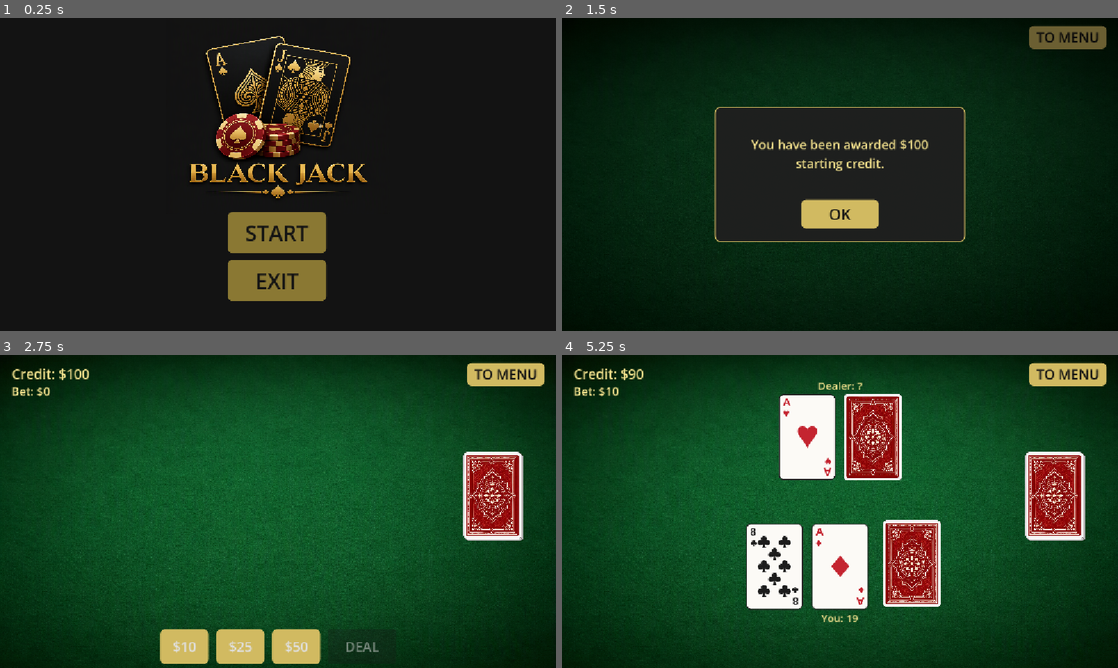
Above: before the commit, frames 1-4 (two rows, left to right).
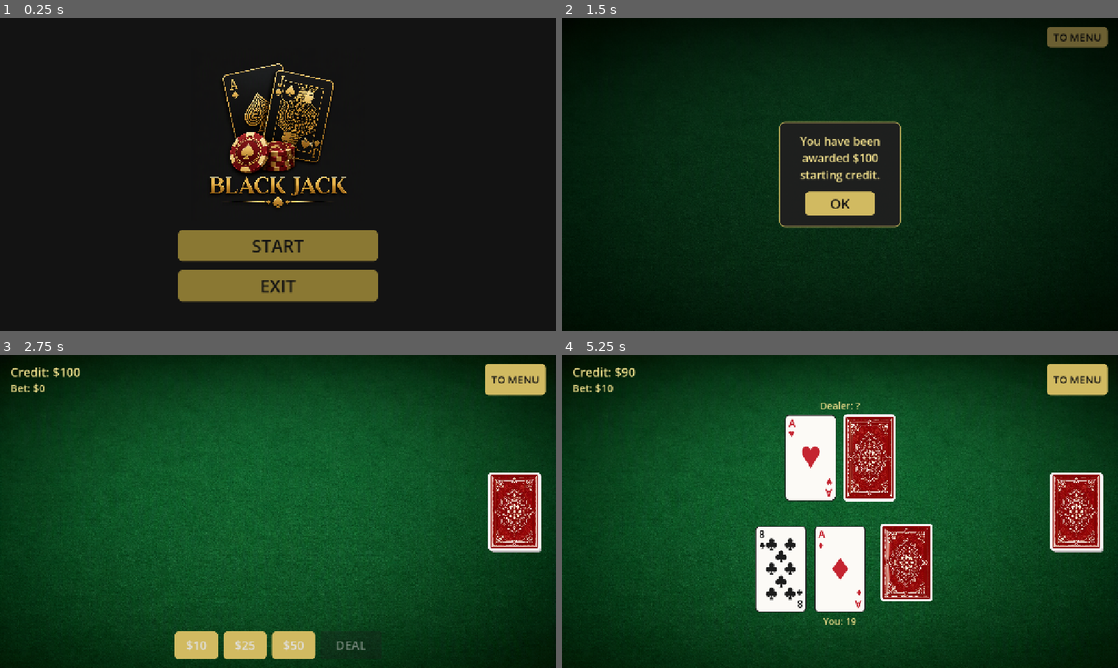
Above: after the commit, the same moments.

Repository: AShynkevich/BlackJ
Game: Godot game, scene res://menu.tscn
Two runs of this game, one before a commit and one after it. Both use one fixed random seed, a clock stepped at 60 frames per second and the inputs below.
Inputs (mouse positions are in pixels of both pictures, inside the frame that each line leads up to):
- Up to frame 1 (0.25 s): no input
- Up to frame 2 (1.5 s): click "START" at 0.5 s; click "TO MENU" at 1.25 s
- Up to frame 3 (2.75 s): click "OK" at 2 s
- Up to frame 4 (5.25 s): click "$10" at 2.75 s; click "DEAL" at 3.5 s; move the mouse to (840, 436) at 4.27 s; click (840, 436) at 4.42 s; click "HIT" at 5 s

The runs differ from the first frame. In frame 1, 12% of the frame differs, in the area x 32-68%, y 5-91%; in frame 2, 5.8%; in frame 3, 7.0%; in frame 4, 15%, in the area x 2-99%, y 2-90%.

Commit message:
Lay out the table and menu with containers, and enlarge the menu logo.
Keep bets in one row and the shoe inside the padded area so the HUD no longer clips, and give the square logo a 460×400 slot.

Co-authored-by: Cursor <cursoragent@cursor.com>

Diff:
--- a/main_level.gd
+++ b/main_level.gd
@@ -14,20 +14,20 @@
 var _flight_layer: Control
 
 @onready var flow: Node = $BlackjackFlow
-@onready var credit_label: Label = $CreditLabel
-@onready var bet_label: Label = $BetLabel
-@onready var player_score_label: Label = $PlayerScoreLabel
-@onready var dealer_score_label: Label = $DealerScoreLabel
-@onready var result_label: Label = $ResultLabel
-@onready var credit_dialog: ColorRect = $CreditDialog
-@onready var session_message: Label = $CreditDialog/Panel/Message
-@onready var deck_pile: Control = $DeckPile
-@onready var bet_panel: HBoxContainer = $BetPanel
-@onready var deal_button: Button = $BetPanel/DealButton
-@onready var decision_panel: HBoxContainer = $DecisionPanel
-@onready var result_panel: HBoxContainer = $ResultPanel
-@onready var dealer_hand_box: HBoxContainer = $DealerHand
-@onready var player_hand_box: HBoxContainer = $PlayerHand
+@onready var credit_label: Label = $%CreditLabel
+@onready var bet_label: Label = $%BetLabel
+@onready var player_score_label: Label = $%PlayerScoreLabel
+@onready var dealer_score_label: Label = $%DealerScoreLabel
+@onready var result_label: Label = $%ResultLabel
+@onready var credit_dialog: ColorRect = $%CreditDialog
+@onready var session_message: Label = $%Message
+@onready var deck_pile: Control = $%DeckPile
+@onready var bet_panel: HBoxContainer = $%BetPanel
+@onready var deal_button: Button = $%DealButton
+@onready var decision_panel: HBoxContainer = $%DecisionPanel
+@onready var result_panel: HBoxContainer = $%ResultPanel
+@onready var dealer_hand_box: HBoxContainer = $%DealerHand
+@onready var player_hand_box: HBoxContainer = $%PlayerHand
 @onready var deck_manager: Node = $DeckManager
 
 
--- a/main_level.tscn
+++ b/main_level.tscn
@@ -32,7 +32,7 @@
 corner_radius_bottom_right = 12
 corner_radius_bottom_left = 12
 
-[node name="MainLevel" type="Control" unique_id=1007985574]
+[node name="MainLevel" type="Control"]
 layout_mode = 3
 anchors_preset = 15
 anchor_right = 1.0
@@ -41,7 +41,7 @@
 grow_vertical = 2
 script = ExtResource("1_6614m")
 
-[node name="TextureRect" type="TextureRect" parent="." unique_id=693884431]
+[node name="TextureRect" type="TextureRect" parent="."]
 layout_mode = 1
 anchors_preset = 15
 anchor_right = 1.0
@@ -52,61 +52,206 @@
 texture = ExtResource("2_bhu08")
 expand_mode = 1
 
-[node name="CreditLabel" type="Label" parent="." unique_id=1614531775]
-visible = false
-layout_mode = 1
-offset_left = 24.0
-offset_top = 20.0
-offset_right = 320.0
-offset_bottom = 64.0
+[node name="SafeArea" type="MarginContainer" parent="."]
+unique_name_in_owner = true
+layout_mode = 1
+anchors_preset = 15
+anchor_right = 1.0
+anchor_bottom = 1.0
+grow_horizontal = 2
+grow_vertical = 2
+mouse_filter = 2
+theme_override_constants/margin_left = 24
+theme_override_constants/margin_top = 20
+theme_override_constants/margin_right = 24
+theme_override_constants/margin_bottom = 20
+
+[node name="Fill" type="Control" parent="SafeArea"]
+layout_mode = 2
+mouse_filter = 2
+
+[node name="TableLayout" type="VBoxContainer" parent="SafeArea/Fill"]
+layout_mode = 1
+anchors_preset = 15
+anchor_right = 1.0
+anchor_bottom = 1.0
+grow_horizontal = 2
+grow_vertical = 2
+theme_override_constants/separation = 8
+
+[node name="TopBar" type="HBoxContainer" parent="SafeArea/Fill/TableLayout"]
+layout_mode = 2
+theme_override_constants/separation = 16
+
+[node name="Bank" type="VBoxContainer" parent="SafeArea/Fill/TableLayout/TopBar"]
+layout_mode = 2
+size_flags_horizontal = 3
+theme_override_constants/separation = 0
+
+[node name="CreditLabel" type="Label" parent="SafeArea/Fill/TableLayout/TopBar/Bank"]
+unique_name_in_owner = true
+visible = false
+layout_mode = 2
 theme_override_colors/font_color = Color(0.95, 0.88, 0.55, 1)
 theme_override_font_sizes/font_size = 28
 text = "Credit: $0"
 
-[node name="BetLabel" type="Label" parent="." unique_id=1122729695]
-visible = false
-layout_mode = 1
-offset_left = 24.0
-offset_top = 58.0
-offset_right = 320.0
-offset_bottom = 98.0
+[node name="BetLabel" type="Label" parent="SafeArea/Fill/TableLayout/TopBar/Bank"]
+unique_name_in_owner = true
+visible = false
+layout_mode = 2
 theme_override_colors/font_color = Color(0.95, 0.88, 0.55, 1)
 theme_override_font_sizes/font_size = 24
 text = "Bet: $0"
 
-[node name="StartButton" type="Button" parent="." unique_id=1010501081]
-layout_mode = 1
-anchors_preset = 1
-anchor_left = 1.0
-anchor_right = 1.0
-offset_left = -184.0
-offset_top = 16.0
-offset_right = -24.0
-offset_bottom = 64.0
-grow_horizontal = 0
-theme_override_colors/font_color = Color(0.07450981, 0.07450981, 0.07450981, 1)
-theme_override_font_sizes/font_size = 28
+[node name="StartButton" type="Button" parent="SafeArea/Fill/TableLayout/TopBar"]
+unique_name_in_owner = true
+custom_minimum_size = Vector2(140, 48)
+layout_mode = 2
+theme_override_colors/font_color = Color(0.07450981, 0.07450981, 0.07450981, 1)
+theme_override_font_sizes/font_size = 24
 theme_override_styles/normal = SubResource("StyleBoxFlat_6614m")
 text = "TO MENU"
 
-[node name="DeckPile" type="Control" parent="." unique_id=335570229]
-visible = false
-custom_minimum_size = Vector2(144, 247)
+[node name="DealerColumn" type="VBoxContainer" parent="SafeArea/Fill/TableLayout"]
+layout_mode = 2
+size_flags_vertical = 3
+theme_override_constants/separation = 4
+alignment = 1
+
+[node name="DealerScoreLabel" type="Label" parent="SafeArea/Fill/TableLayout/DealerColumn"]
+unique_name_in_owner = true
+layout_mode = 2
+theme_override_colors/font_color = Color(0.95, 0.88, 0.55, 1)
+theme_override_font_sizes/font_size = 22
+horizontal_alignment = 1
+
+[node name="DealerHand" type="HBoxContainer" parent="SafeArea/Fill/TableLayout/DealerColumn"]
+unique_name_in_owner = true
+custom_minimum_size = Vector2(0, 180)
+layout_mode = 2
+size_flags_vertical = 3
+mouse_filter = 2
+theme_override_constants/separation = 16
+alignment = 1
+
+[node name="ResultLabel" type="Label" parent="SafeArea/Fill/TableLayout"]
+unique_name_in_owner = true
+custom_minimum_size = Vector2(0, 36)
+layout_mode = 2
+theme_override_colors/font_color = Color(0.95, 0.88, 0.55, 1)
+theme_override_font_sizes/font_size = 28
+horizontal_alignment = 1
+autowrap_mode = 3
+
+[node name="PlayerColumn" type="VBoxContainer" parent="SafeArea/Fill/TableLayout"]
+layout_mode = 2
+size_flags_vertical = 3
+theme_override_constants/separation = 4
+alignment = 1
+
+[node name="PlayerHand" type="HBoxContainer" parent="SafeArea/Fill/TableLayout/PlayerColumn"]
+unique_name_in_owner = true
+custom_minimum_size = Vector2(0, 180)
+layout_mode = 2
+size_flags_vertical = 3
+mouse_filter = 2
+theme_override_constants/separation = 16
+alignment = 1
+
+[node name="PlayerScoreLabel" type="Label" parent="SafeArea/Fill/TableLayout/PlayerColumn"]
+unique_name_in_owner = true
+layout_mode = 2
+theme_override_colors/font_color = Color(0.95, 0.88, 0.55, 1)
+theme_override_font_sizes/font_size = 22
+horizontal_alignment = 1
+
+[node name="ActionBar" type="HBoxContainer" parent="SafeArea/Fill/TableLayout"]
+custom_minimum_size = Vector2(0, 64)
+layout_mode = 2
+theme_override_constants/separation = 16
+alignment = 1
+
+[node name="BetPanel" type="HBoxContainer" parent="SafeArea/Fill/TableLayout/ActionBar"]
+unique_name_in_owner = true
+layout_mode = 2
+theme_override_constants/separation = 12
+alignment = 1
+
+[node name="DealButton" type="Button" parent="SafeArea/Fill/TableLayout/ActionBar/BetPanel"]
+unique_name_in_owner = true
+custom_minimum_size = Vector2(140, 64)
+layout_mode = 2
+theme_override_colors/font_color = Color(0.875, 0.875, 0.875, 1)
+theme_override_font_sizes/font_size = 28
+theme_override_styles/normal = SubResource("StyleBoxFlat_bet")
+theme_override_styles/pressed = SubResource("StyleBoxFlat_bet")
+theme_override_styles/hover = SubResource("StyleBoxFlat_bet")
+disabled = true
+text = "DEAL"
+
+[node name="DecisionPanel" type="HBoxContainer" parent="SafeArea/Fill/TableLayout/ActionBar"]
+unique_name_in_owner = true
+visible = false
+layout_mode = 2
+theme_override_constants/separation = 16
+alignment = 1
+
+[node name="HitButton" type="Button" parent="SafeArea/Fill/TableLayout/ActionBar/DecisionPanel"]
+custom_minimum_size = Vector2(140, 64)
+layout_mode = 2
+theme_override_colors/font_color = Color(0.07450981, 0.07450981, 0.07450981, 1)
+theme_override_font_sizes/font_size = 28
+theme_override_styles/normal = SubResource("StyleBoxFlat_bet")
+theme_override_styles/pressed = SubResource("StyleBoxFlat_bet")
+theme_override_styles/hover = SubResource("StyleBoxFlat_bet")
+text = "HIT"
+
+[node name="StandButton" type="Button" parent="SafeArea/Fill/TableLayout/ActionBar/DecisionPanel"]
+custom_minimum_size = Vector2(140, 64)
+layout_mode = 2
+theme_override_colors/font_color = Color(0.07450981, 0.07450981, 0.07450981, 1)
+theme_override_font_sizes/font_size = 28
+theme_override_styles/normal = SubResource("StyleBoxFlat_bet")
+theme_override_styles/pressed = SubResource("StyleBoxFlat_bet")
+theme_override_styles/hover = SubResource("StyleBoxFlat_bet")
+text = "STAND"
+
+[node name="ResultPanel" type="HBoxContainer" parent="SafeArea/Fill/TableLayout/ActionBar"]
+unique_name_in_owner = true
+visible = false
+layout_mode = 2
+alignment = 1
+
+[node name="NextButton" type="Button" parent="SafeArea/Fill/TableLayout/ActionBar/ResultPanel"]
+custom_minimum_size = Vector2(160, 64)
+layout_mode = 2
+theme_override_colors/font_color = Color(0.07450981, 0.07450981, 0.07450981, 1)
+theme_override_font_sizes/font_size = 28
+theme_override_styles/normal = SubResource("StyleBoxFlat_bet")
+theme_override_styles/pressed = SubResource("StyleBoxFlat_bet")
+theme_override_styles/hover = SubResource("StyleBoxFlat_bet")
+text = "NEXT"
+
+[node name="DeckPile" type="Control" parent="SafeArea/Fill"]
+unique_name_in_owner = true
+visible = false
+custom_minimum_size = Vector2(120, 180)
 layout_mode = 1
 anchors_preset = 6
 anchor_left = 1.0
 anchor_top = 0.5
 anchor_right = 1.0
 anchor_bottom = 0.5
-offset_left = -192.0
-offset_top = -123.0
-offset_right = -48.0
-offset_bottom = 124.0
+offset_left = -132.0
+offset_top = -90.0
+offset_right = -12.0
+offset_bottom = 90.0
 grow_horizontal = 0
 grow_vertical = 2
 mouse_filter = 2
 
-[node name="Stack2" type="TextureRect" parent="DeckPile" unique_id=1343382367]
+[node name="Stack2" type="TextureRect" parent="SafeArea/Fill/DeckPile"]
 modulate = Color(0.7, 0.7, 0.7, 1)
 layout_mode = 0
 offset_left = 4.0
@@ -118,7 +263,7 @@
 expand_mode = 1
 stretch_mode = 5
 
-[node name="Stack1" type="TextureRect" parent="DeckPile" unique_id=1889044766]
+[node name="Stack1" type="TextureRect" parent="SafeArea/Fill/DeckPile"]
 modulate = Color(0.85, 0.85, 0.85, 1)
 layout_mode = 0
 offset_left = 2.0
@@ -130,7 +275,7 @@
 expand_mode = 1
 stretch_mode = 5
 
-[node name="TopCard" type="TextureRect" parent="DeckPile" unique_id=2099469059]
+[node name="TopCard" type="TextureRect" parent="SafeArea/Fill/DeckPile"]
 layout_mode = 0
 offset_right = 120.0
 offset_bottom = 180.0
@@ -139,183 +284,14 @@
 expand_mode = 1
 stretch_mode = 5
 
-[node name="DealerHand" type="HBoxContainer" parent="." unique_id=1691636903]
-propagate_maximum_size = false
-layout_mode = 1
-anchors_preset = 5
-anchor_left = 0.5
-anchor_right = 0.5
-offset_left = -140.0
-offset_top = 80.0
-offset_right = 140.0
-offset_bottom = 260.0
-grow_horizontal = 2
-mouse_filter = 2
-theme_override_constants/separation = 16
-alignment = 1
-
-[node name="PlayerHand" type="HBoxContainer" parent="." unique_id=749334961]
-layout_mode = 1
-anchors_preset = 7
-anchor_left = 0.5
-anchor_top = 1.0
-anchor_right = 0.5
-anchor_bottom = 1.0
-offset_left = -140.0
-offset_top = -300.0
-offset_right = 140.0
-offset_bottom = -120.0
-grow_horizontal = 2
-grow_vertical = 0
-mouse_filter = 2
-theme_override_constants/separation = 16
-alignment = 1
-
-[node name="DealerScoreLabel" type="Label" parent="." unique_id=1038822989]
-layout_mode = 1
-anchors_preset = 5
-anchor_left = 0.5
-anchor_right = 0.5
-offset_left = -140.0
-offset_top = 48.0
-offset_right = 140.0
-offset_bottom = 80.0
-grow_horizontal = 2
-theme_override_colors/font_color = Color(0.95, 0.88, 0.55, 1)
-theme_override_font_sizes/font_size = 22
-horizontal_alignment = 1
-
-[node name="PlayerScoreLabel" type="Label" parent="." unique_id=778733496]
-layout_mode = 1
-anchors_preset = 7
-anchor_left = 0.5
-anchor_top = 1.0
-anchor_right = 0.5
-anchor_bottom = 1.0
-offset_left = -140.0
-offset_top = -116.0
-offset_right = 140.0
-offset_bottom = -88.0
-grow_horizontal = 2
-grow_vertical = 0
-theme_override_colors/font_color = Color(0.95, 0.88, 0.55, 1)
-theme_override_font_sizes/font_size = 22
-horizontal_alignment = 1
-
-[node name="ResultLabel" type="Label" parent="." unique_id=1490687020]
-layout_mode = 1
-anchors_preset = 8
-anchor_left = 0.5
-anchor_top = 0.5
-anchor_right = 0.5
-anchor_bottom = 0.5
-offset_left = -280.0
-offset_top = -24.0
-offset_right = 280.0
-offset_bottom = 24.0
-grow_horizontal = 2
-grow_vertical = 2
-theme_override_colors/font_color = Color(0.95, 0.88, 0.55, 1)
-theme_override_font_sizes/font_size = 28
-horizontal_alignment = 1
-
-[node name="BetPanel" type="HBoxContainer" parent="." unique_id=347929041]
-layout_mode = 1
-anchors_preset = 7
-anchor_left = 0.5
-anchor_top = 1.0
-anchor_right = 0.5
-anchor_bottom = 1.0
-offset_left = -280.0
-offset_top = -80.0
-offset_right = 280.0
-offset_bottom = -8.0
-grow_horizontal = 2
-grow_vertical = 0
-theme_override_constants/separation = 16
-alignment = 1
-
-[node name="DealButton" type="Button" parent="BetPanel" unique_id=1648599101]
-custom_minimum_size = Vector2(140, 64)
-layout_mode = 2
-theme_override_colors/font_color = Color(0.875, 0.875, 0.875, 1)
-theme_override_font_sizes/font_size = 28
-theme_override_styles/normal = SubResource("StyleBoxFlat_bet")
-theme_override_styles/pressed = SubResource("StyleBoxFlat_bet")
-theme_override_styles/hover = SubResource("StyleBoxFlat_bet")
-disabled = true
-text = "DEAL"
-
-[node name="DecisionPanel" type="HBoxContainer" parent="." unique_id=1896954236]
-visible = false
-layout_mode = 1
-anchors_preset = 7
-anchor_left = 0.5
-anchor_top = 1.0
-anchor_right = 0.5
-anchor_bottom = 1.0
-offset_left = -180.0
-offset_top = -80.0
-offset_right = 180.0
-offset_bottom = -8.0
-grow_horizontal = 2
-grow_vertical = 0
-theme_override_constants/separation = 16
-alignment = 1
-
-[node name="HitButton" type="Button" parent="DecisionPanel" unique_id=1751097911]
-custom_minimum_size = Vector2(140, 64)
-layout_mode = 2
-theme_override_colors/font_color = Color(0.07450981, 0.07450981, 0.07450981, 1)
-theme_override_font_sizes/font_size = 28
-theme_override_styles/normal = SubResource("StyleBoxFlat_bet")
-theme_override_styles/pressed = SubResource("StyleBoxFlat_bet")
-theme_override_styles/hover = SubResource("StyleBoxFlat_bet")
-text = "HIT"
-
-[node name="StandButton" type="Button" parent="DecisionPanel" unique_id=1406606268]
-custom_minimum_size = Vector2(140, 64)
-layout_mode = 2
-theme_override_colors/font_color = Color(0.07450981, 0.07450981, 0.07450981, 1)
-theme_override_font_sizes/font_size = 28
-theme_override_styles/normal = SubResource("StyleBoxFlat_bet")
-theme_override_styles/pressed = SubResource("StyleBoxFlat_bet")
-theme_override_styles/hover = SubResource("StyleBoxFlat_bet")
-text = "STAND"
-
-[node name="ResultPanel" type="HBoxContainer" parent="." unique_id=1072860122]
-visible = false
-layout_mode = 1
-anchors_preset = 7
-anchor_left = 0.5
-anchor_top = 1.0
-anchor_right = 0.5
-anchor_bottom = 1.0
-offset_left = -100.0
-offset_top = -80.0
-offset_right = 100.0
-offset_bottom = -8.0
-grow_horizontal = 2
-grow_vertical = 0
-alignment = 1
-
-[node name="NextButton" type="Button" parent="ResultPanel" unique_id=680567319]
-custom_minimum_size = Vector2(160, 64)
-layout_mode = 2
-theme_override_colors/font_color = Color(0.07450981, 0.07450981, 0.07450981, 1)
-theme_override_font_sizes/font_size = 28
-theme_override_styles/normal = SubResource("StyleBoxFlat_bet")
-theme_override_styles/pressed = SubResource("StyleBoxFlat_bet")
-theme_override_styles/hover = SubResource("StyleBoxFlat_bet")
-text = "NEXT"
-
-[node name="DeckManager" type="Node" parent="." unique_id=947934991]
+[node name="DeckManager" type="Node" parent="."]
 script = ExtResource("3_bhu08")
 
 [node name="BlackjackFlow" type="Node" parent="."]
 script = ExtResource("5_flow")
 
-[node name="CreditDialog" type="ColorRect" parent="." unique_id=1191525856]
+[node name="CreditDialog" type="ColorRect" parent="."]
+unique_name_in_owner = true
 visible = false
 layout_mode = 1
 anchors_preset = 15
@@ -325,30 +301,34 @@
 grow_vertical = 2
 color = Color(0, 0, 0, 0.4862745)
 
-[node name="Panel" type="Panel" parent="CreditDialog" unique_id=1473808988]
-layout_mode = 1
-anchors_preset = 8
-anchor_left = 0.5
-anchor_top = 0.5
-anchor_right = 0.5
-anchor_bottom = 0.5
-offset_left = -260.0
-offset_top = -140.0
-offset_right = 260.0
-offset_bottom = 140.0
-grow_horizontal = 2
-grow_vertical = 2
+[node name="Center" type="CenterContainer" parent="CreditDialog"]
+layout_mode = 1
+anchors_preset = 15
+anchor_right = 1.0
+anchor_bottom = 1.0
+grow_horizontal = 2
+grow_vertical = 2
+
+[node name="Panel" type="PanelContainer" parent="CreditDialog/Center"]
+custom_minimum_size = Vector2(280, 220)
+layout_mode = 2
 theme_override_styles/panel = SubResource("StyleBoxFlat_dialog")
 
-[node name="Message" type="Label" parent="CreditDialog/Panel" unique_id=1349757703]
-layout_mode = 1
-anchors_preset = 10
-anchor_right = 1.0
-offset_left = 28.0
-offset_top = 36.0
-offset_right = -28.0
-offset_bottom = 160.0
-grow_horizontal = 2
+[node name="Margin" type="MarginContainer" parent="CreditDialog/Center/Panel"]
+layout_mode = 2
+theme_override_constants/margin_left = 24
+theme_override_constants/margin_top = 24
+theme_override_constants/margin_right = 24
+theme_override_constants/margin_bottom = 24
+
+[node name="Box" type="VBoxContainer" parent="CreditDialog/Center/Panel/Margin"]
+layout_mode = 2
+theme_override_constants/separation = 20
+
+[node name="Message" type="Label" parent="CreditDialog/Center/Panel/Margin/Box"]
+unique_name_in_owner = true
+layout_mode = 2
+size_flags_vertical = 3
 theme_override_colors/font_color = Color(0.95, 0.88, 0.55, 1)
 theme_override_font_sizes/font_size = 26
 text = "You have been awarded $100 starting credit."
@@ -356,19 +336,10 @@
 vertical_alignment = 1
 autowrap_mode = 3
 
-[node name="OkButton" type="Button" parent="CreditDialog/Panel" unique_id=1532584779]
-layout_mode = 1
-anchors_preset = 7
-anchor_left = 0.5
-anchor_top = 1.0
-anchor_right = 0.5
-anchor_bottom = 1.0
-offset_left = -80.0
-offset_top = -88.0
-offset_right = 80.0
-offset_bottom = -28.0
-grow_horizontal = 2
-grow_vertical = 0
+[node name="OkButton" type="Button" parent="CreditDialog/Center/Panel/Margin/Box"]
+custom_minimum_size = Vector2(160, 56)
+layout_mode = 2
+size_flags_horizontal = 4
 theme_override_colors/font_color = Color(0.07450981, 0.07450981, 0.07450981, 1)
 theme_override_font_sizes/font_size = 32
 theme_override_styles/normal = SubResource("StyleBoxFlat_6614m")
@@ -376,9 +347,9 @@
 theme_override_styles/hover = SubResource("StyleBoxFlat_6614m")
 text = "OK"
 
-[connection signal="pressed" from="StartButton" to="." method="_on_main_menu_pressed"]
-[connection signal="pressed" from="BetPanel/DealButton" to="." method="_on_deal_pressed"]
-[connection signal="pressed" from="DecisionPanel/HitButton" to="." method="_on_hit_pressed"]
-[connection signal="pressed" from="DecisionPanel/StandButton" to="." method="_on_stand_pressed"]
-[connection signal="pressed" from="ResultPanel/NextButton" to="." method="_on_next_pressed"]
-[connection signal="pressed" from="CreditDialog/Panel/OkButton" to="." method="_on_credit_ok_pressed"]
+[connection signal="pressed" from="SafeArea/Fill/TableLayout/TopBar/StartButton" to="." method="_on_main_menu_pressed"]
+[connection signal="pressed" from="SafeArea/Fill/TableLayout/ActionBar/BetPanel/DealButton" to="." method="_on_deal_pressed"]
+[connection signal="pressed" from="SafeArea/Fill/TableLayout/ActionBar/DecisionPanel/HitButton" to="." method="_on_hit_pressed"]
+[connection signal="pressed" from="SafeArea/Fill/TableLayout/ActionBar/DecisionPanel/StandButton" to="." method="_on_stand_pressed"]
+[connection signal="pressed" from="SafeArea/Fill/TableLayout/ActionBar/ResultPanel/NextButton" to="." method="_on_next_pressed"]
+[connection signal="pressed" from="CreditDialog/Center/Panel/Margin/Box/OkButton" to="." method="_on_credit_ok_pressed"]
--- a/menu.tscn
+++ b/menu.tscn
@@ -2,9 +2,6 @@
 
 [ext_resource type="Texture2D" uid="uid://c3schkv2adahj" path="res://assets/bj_logo.png" id="1_lti8b"]
 [ext_resource type="Script" uid="uid://dioww2proiaw2" path="res://menu.gd" id="1_ouk20"]
-
-[sub_resource type="StyleBoxTexture" id="StyleBoxTexture_5x44q"]
-texture = ExtResource("1_lti8b")
 
 [sub_resource type="StyleBoxFlat" id="StyleBoxFlat_ncy80"]
 bg_color = Color(0.53949934, 0.4693563, 0.19943395, 1)
@@ -13,7 +10,7 @@
 corner_radius_bottom_right = 10
 corner_radius_bottom_left = 10
 
-[node name="Control" type="Control" unique_id=63616205]
+[node name="Control" type="Control"]
 layout_mode = 3
 anchors_preset = 15
 anchor_right = 1.0
@@ -22,7 +19,7 @@
 grow_vertical = 2
 script = ExtResource("1_ouk20")
 
-[node name="ColorRect" type="ColorRect" parent="." unique_id=150908662]
+[node name="ColorRect" type="ColorRect" parent="."]
 layout_mode = 1
 anchors_preset = 15
 anchor_right = 1.0
@@ -31,56 +28,53 @@
 grow_vertical = 2
 color = Color(0.07450981, 0.07450981, 0.07450981, 1)
 
-[node name="Panel" type="Panel" parent="." unique_id=695000085]
+[node name="SafeArea" type="MarginContainer" parent="."]
 layout_mode = 1
-anchors_preset = 5
-anchor_left = 0.5
-anchor_right = 0.5
-offset_left = -233.0
-offset_right = 233.0
-offset_bottom = 405.0
-grow_horizontal = 2
-theme_override_styles/panel = SubResource("StyleBoxTexture_5x44q")
-
-[node name="ExitButton" type="Button" parent="." unique_id=1154891862]
-layout_mode = 1
-anchors_preset = 8
-anchor_left = 0.5
-anchor_top = 0.5
-anchor_right = 0.5
-anchor_bottom = 0.5
-offset_left = -104.0
-offset_top = 177.0
-offset_right = 100.0
-offset_bottom = 262.0
+anchors_preset = 15
+anchor_right = 1.0
+anchor_bottom = 1.0
 grow_horizontal = 2
 grow_vertical = 2
+theme_override_constants/margin_left = 24
+theme_override_constants/margin_top = 24
+theme_override_constants/margin_right = 24
+theme_override_constants/margin_bottom = 24
+
+[node name="Center" type="CenterContainer" parent="SafeArea"]
+layout_mode = 2
+
+[node name="MenuColumn" type="VBoxContainer" parent="SafeArea/Center"]
+custom_minimum_size = Vector2(460, 0)
+layout_mode = 2
+theme_override_constants/separation = 20
+alignment = 1
+
+[node name="Logo" type="TextureRect" parent="SafeArea/Center/MenuColumn"]
+custom_minimum_size = Vector2(460, 400)
+layout_mode = 2
+texture = ExtResource("1_lti8b")
+expand_mode = 1
+stretch_mode = 5
+
+[node name="StartButton" type="Button" parent="SafeArea/Center/MenuColumn"]
+custom_minimum_size = Vector2(200, 72)
+layout_mode = 2
 theme_override_colors/font_color = Color(0.07450981, 0.07450981, 0.07450981, 1)
-theme_override_font_sizes/font_size = 44
+theme_override_font_sizes/font_size = 40
+theme_override_styles/normal = SubResource("StyleBoxFlat_ncy80")
+theme_override_styles/hover = SubResource("StyleBoxFlat_ncy80")
+theme_override_styles/hover_pressed = SubResource("StyleBoxFlat_ncy80")
+text = "START"
+
+[node name="ExitButton" type="Button" parent="SafeArea/Center/MenuColumn"]
+custom_minimum_size = Vector2(200, 72)
+layout_mode = 2
+theme_override_colors/font_color = Color(0.07450981, 0.07450981, 0.07450981, 1)
+theme_override_font_sizes/font_size = 40
 theme_override_styles/normal = SubResource("StyleBoxFlat_ncy80")
 theme_override_styles/hover = SubResource("StyleBoxFlat_ncy80")
 theme_override_styles/hover_pressed = SubResource("StyleBoxFlat_ncy80")
 text = "EXIT"
 
-[node name="StartButton" type="Button" parent="." unique_id=941537894]
-layout_mode = 1
-anchors_preset = 8
-anchor_left = 0.5
-anchor_top = 0.5
-anchor_right = 0.5
-anchor_bottom = 0.5
-offset_left = -104.0
-offset_top = 78.0
-offset_right = 100.0
-offset_bottom = 163.0
-grow_horizontal = 2
-grow_vertical = 2
-theme_override_colors/font_color = Color(0.07450981, 0.07450981, 0.07450981, 1)
-theme_override_font_sizes/font_size = 44
-theme_override_styles/normal = SubResource("StyleBoxFlat_ncy80")
-theme_override_styles/hover = SubResource("StyleBoxFlat_ncy80")
-theme_override_styles/hover_pressed = SubResource("StyleBoxFlat_ncy80")
-text = "START"
-
-[connection signal="pressed" from="ExitButton" to="." method="_on_exit_pressed"]
-[connection signal="pressed" from="StartButton" to="." method="_on_start_pressed"]
+[connection signal="pressed" from="SafeArea/Center/MenuColumn/ExitButton" to="." method="_on_exit_pressed"]
+[connection signal="pressed" from="SafeArea/Center/MenuColumn/StartButton" to="." method="_on_start_pressed"]
--- a/project.godot
+++ b/project.godot
@@ -18,6 +18,8 @@
 
 [display]
 
+window/size/viewport_width=1280
+window/size/viewport_height=720
 window/stretch/mode="canvas_items"
 window/stretch/aspect="expand"
 
Not shown, changed: CONTEXT.md
